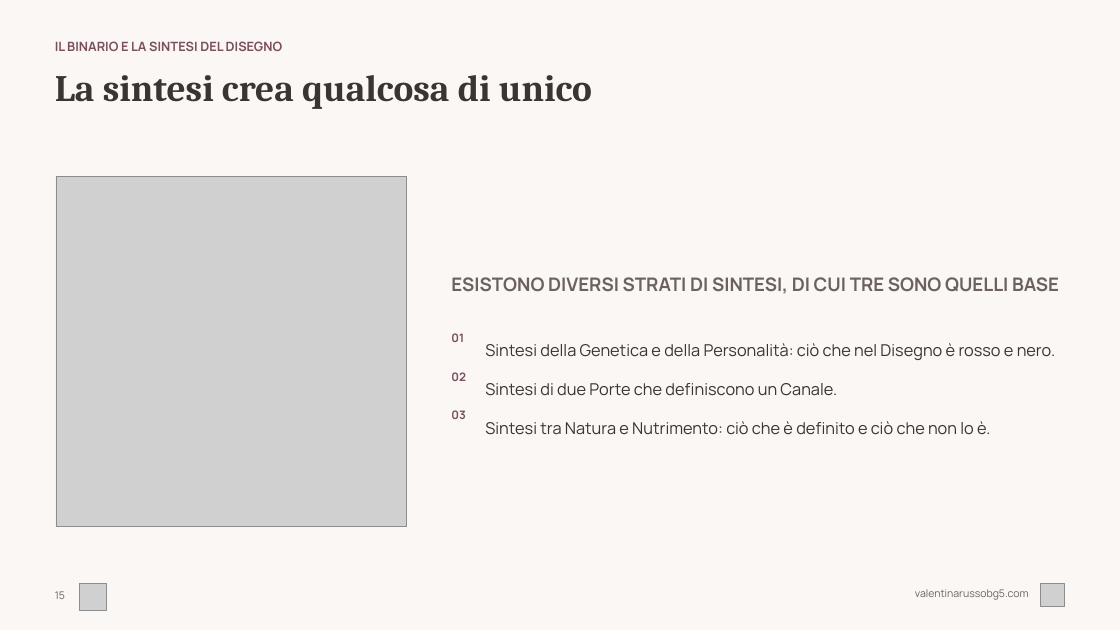
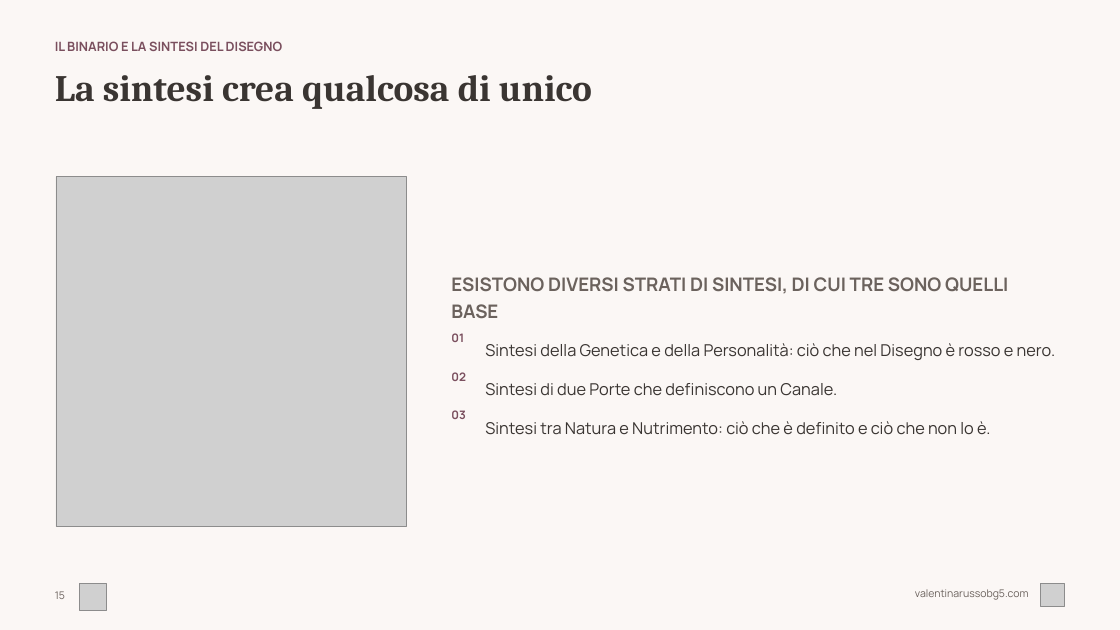
Before and after one commit to valentina-russo/valentinarusso-site, a slide deck: slide 15 of grav-site/root/kit-corso/corso-base-hd.pptx. Drawn at 1120x630 pixels with LibreOffice and Linux fonts; fonts in the diff are those of the drawing; grey boxes stand for pictures. Boxes give left, top, right and bottom in pixels: in the first picture for what was removed or moved away, otherwise in the second. Text is boxed around its words. In the diff, an @@ line names an element or a change of style, - is before the commit and + after.

```diff
--- a/grav-site/root/kit-corso/corso-base-hd.pptx
+++ b/grav-site/root/kit-corso/corso-base-hd.pptx
@@ text at box(451, 277, 1008, 318): text changed @@
-ESISTONO DIVERSI STRATI DI SINTESI, DI CUI TRE SONO QUELLI BASE
+ESISTONO DIVERSI STRATI DI SINTESI, DI CUI TRE SONO QUELLI
+BASE
```
Also in this commit, not shown: 29 other slides changed, 1 other file.
